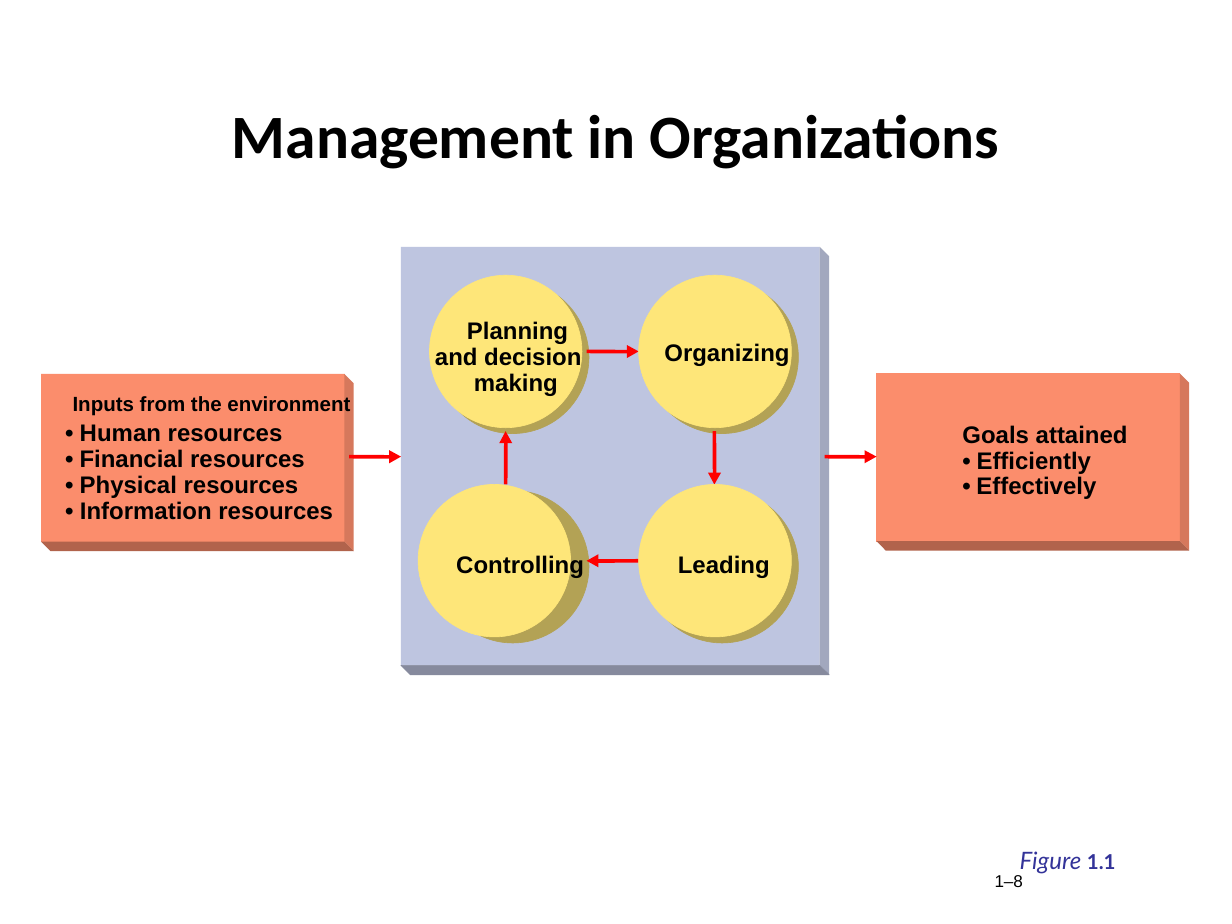
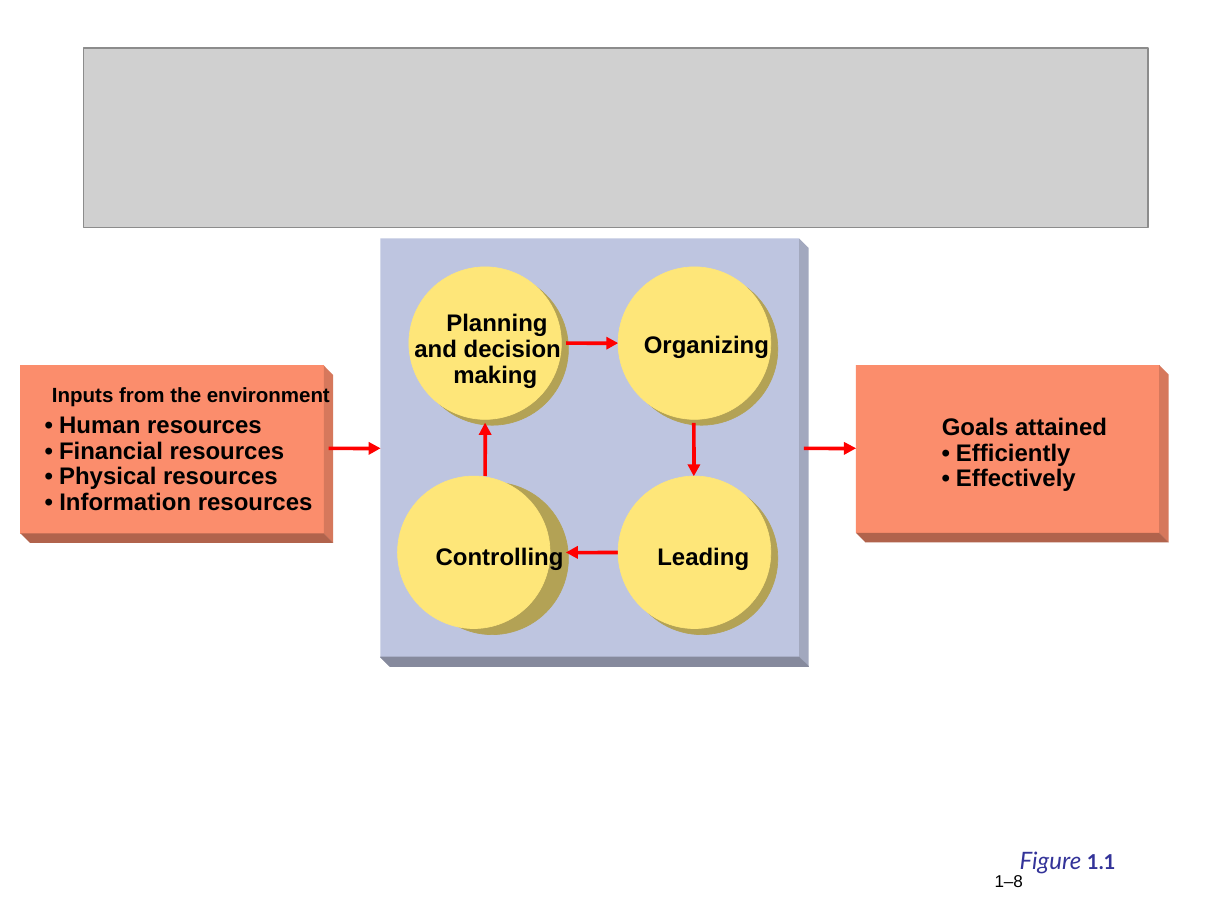
Before and after one commit to AbdullahRFA/3_2_ALL_Resources, a slide deck: slide 8 of Management & Accounting /Management/Chapter-1 (MGT).ppt. Drawn at 1232x924 pixels with LibreOffice and Linux fonts; fonts in the diff are those of the drawing; grey boxes stand for pictures. Boxes give left, top, right and bottom in pixels: in the first picture for what was removed or moved away, otherwise in the second. Text is boxed around its words. In the diff, an @@ line names an element or a change of style, - is before the commit and + after.

Commit message:
added management and accoutn tutorial

```diff
--- a/Management & Accounting /Management/Chapter-1 (MGT).ppt
+++ b/Management & Accounting /Management/Chapter-1 (MGT).ppt
@@ picture added at (x1=84, y1=48, x2=1148, y2=228) @@
@@ title removed at (x1=232, y1=114, x2=1000, y2=169) @@
-Management in Organizations
@@ 19 texts, 10 freeform shapes, 8 ellipses, 6 lines, 1 rectangle moved together from (x1=41, y1=275, x2=1190, y2=675) to (x1=21, y1=267, x2=1169, y2=667) @@
@@ 2 rectangles, 2 freeform shapes, 1 text moved together from (x1=41, y1=246, x2=829, y2=674) to (x1=21, y1=239, x2=809, y2=667) @@
```
Also in this commit, not shown: 14 other slides changed, 2 slides added, 2 slides removed, 5 other files.
